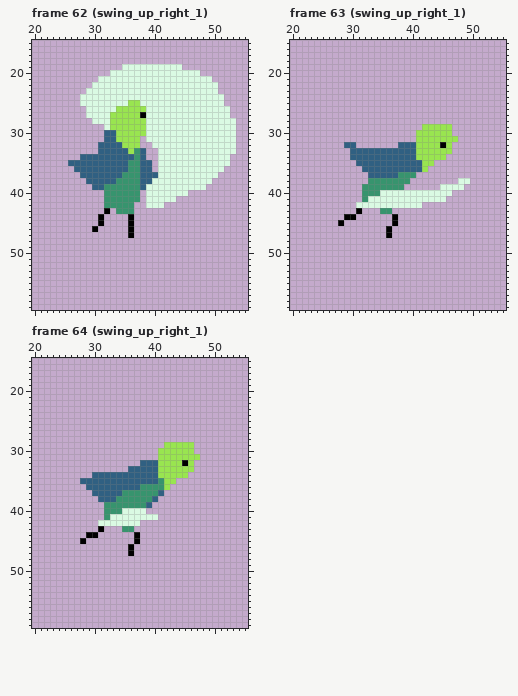
Edited in one commit: pixel-art file (scenes/player/player.aseprite). The picture above was drawn from the file before the commit.
64x64 pixels, 97 frames. Shown: frame 62 (swing_up_right_1): x 20..55, y 15..59; frame 63 (swing_up_right_1): x 20..55, y 15..59; frame 64 (swing_up_right_1): x 20..55, y 15..59. The commit also changed other frames, which this record leaves out.
After:
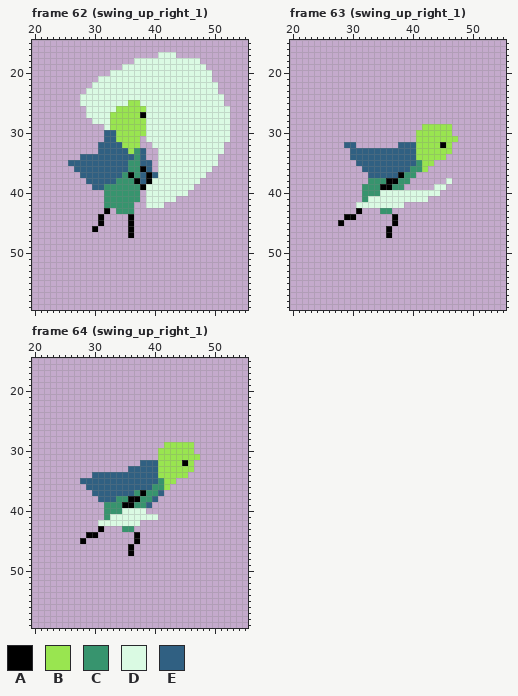
Palette (. is transparent): A #000000  B #99e550  C #37946e  D #dafae3  E #306082
The exact change:
--- frame 62 (swing_up_right_1), layers "Arms", "Sword (back)"
@@ x 35..51 @@
 16 .................
-17 .................
-18 .................
-19 DDDDDDDDDD.......
-20 DDDDDDDDDDDDD....
+17 ......DDD........
+18 ..DDDDDDDDDDD....
+19 DDDDDDDDDDDDDD...
+20 DDDDDDDDDDDDDDD..
 21 DDDDDDDDDDDDDDD..
@@ x 34..55 @@
 27 BBBBADDDDDDDDDDDDDD...
-28 BBBBBDDDDDDDDDDDDDDD..
-29 BBBBBDDDDDDDDDDDDDDD..
-30 BBBBBDDDDDDDDDDDDDDD..
-31 BBBB.DDDDDDDDDDDDDDD..
-32 EBBB..DDDDDDDDDDDDDD..
-33 EEBCE..DDDDDDDDDDDDD..
-34 EEECE..DDDDDDDDDDDD...
-35 EECCEE.DDDDDDDDDDDD...
-36 EECCEE.DDDDDDDDDDD....
-37 ECCCEEEDDDDDDDDDD.....
-38 CCCCEEDDDDDDDDDD......
-39 CCCCEDDDDDDDDDD.......
+28 BBBBBDDDDDDDDDDDDDD...
+29 BBBBBDDDDDDDDDDDDDD...
+30 BBBBBDDDDDDDDDDDDDD...
+31 BBBB.DDDDDDDDDDDDDD...
+32 EBBB..DDDDDDDDDDDD....
+33 EEBCE..DDDDDDDDDDD....
+34 EEECE..DDDDDDDDDD.....
+35 EECCEE.DDDDDDDDDD.....
+36 EECCAE.DDDDDDDDD......
+37 ECACEAEDDDDDDDD.......
+38 CCCAEADDDDDDDD........
+39 CCCCADDDDDDDD.........
 40 CCCC.DDDDDDD..........
--- frame 63 (swing_up_right_1), layers "Sword (front)", "Arms", "Cloak"
@@ x 33..51 @@
 34 EEEEEEEEBBBBB......
-35 EEEEEEEEEBB........
-36 EEEEEEEEEB.........
-37 EEEEECCC...........
-38 CCCCCCC........DD..
-39 CCCCCC......DDDD...
-40 CCDDDDDDDDDDDD.....
-41 DDDDDDDDDDDDD......
-42 DDDDDDDDD..........
+35 EEEEEEEECBB........
+36 EEEEEEECCB.........
+37 EEEEEACC...........
+38 CCCAACC......D.....
+39 CCAACC.....DD......
+40 CCDDDDDDDDDD.......
+41 DDDDDDDDDD.........
+42 DDDDDD.............
 43 ..CC...............
--- frame 64 (swing_up_right_1), layers "Arms", "Cloak"
@@ x 33..41 @@
 35 EEEEEEEEC
-36 EEEEECCCC
-37 EECCCCCCE
-38 ECCCCCCE.
-39 CCCCCCE..
+36 EEEEEEECC
+37 EEEECACCE
+38 ECCAACCE.
+39 CCAACCE..
 40 CCDDDD...
Changed places in both pictures, as pixel boxes (x1, y1, x2, y2):
added: (134, 52, 212, 76)
erased: (194, 118, 236, 190)
changed: (128, 166, 152, 190)
changed: (380, 160, 470, 208)
changed: (122, 484, 152, 508)
